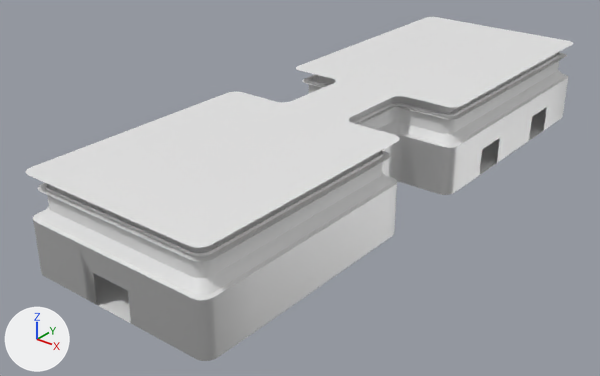
The FBX model Content/Assets/Levels/MainLevel/SM_Ship_Main.fbx, before and after one commit.
Before and after are seen from a 50 mm lens placed at (89.4, -145.8, 74.6), pointed at (-5.8, -26.8, 0.8). Every picture has the same lights, and +X, +Y and +Z are marked at lower left. Where no turn or scale is listed for an object, it has been applied to the vertices. Vertices at the same position are counted once.

Objects in the first picture: 'SM_Ship_Main'.
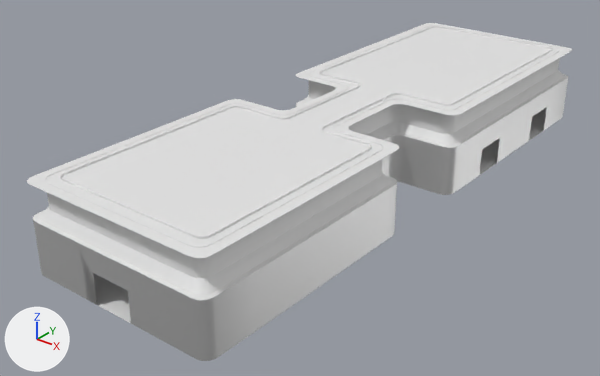
Changed parts and their boxes [x1, y1, x2, y2] in the pictures (600 x 376 px):
'SM_Ship_Main', reshaped: before [26, 17, 573, 361]; after [27, 23, 572, 361]
part 1 of me_sm_merged_staticmeshactor_4_003, rebuilt (7% narrower, 12% shorter): before [38, 21, 567, 262]; after [61, 26, 553, 239]
part 2 of me_sm_merged_staticmeshactor_4_003, rebuilt: before [26, 17, 573, 248]; after [27, 23, 572, 258]
part 3 of me_sm_merged_staticmeshactor_4_003, built on: before [46, 52, 560, 278]; after [45, 25, 561, 278]

Patch to the scene script:
```diff
--- a/Content/Assets/Levels/MainLevel/SM_Ship_Main.fbx.py
+++ b/Content/Assets/Levels/MainLevel/SM_Ship_Main.fbx.py
@@ me_sm_merged_staticmeshactor_4_003 @@
 # used by ob_sm_ship_main; location = (0.0, 0.0, 0.0)
-me_sm_merged_staticmeshactor_4_003.from_pydata(...)  # 1003 vertices, 730 faces; spans x -20.0..20.0, y -80.0..47.2, z 1.0..19.5
+me_sm_merged_staticmeshactor_4_003.from_pydata(...)  # 1388 vertices, 1043 faces; spans x -20.0..20.0, y -80.0..47.2, z 1.0..18.3
+# me_sm_merged_staticmeshactor_4_003 part 1: the loose piece of 266 vertices spanning x -19.1..19.1, y -78.9..45.5, z 16.5..19.5 is rebuilt with 360 vertices and now spans x -16.4..16.4, y -75.9..42.6, z 16.3..18.3, in mat_m_ceiling (white #e7e7e7)
+# me_sm_merged_staticmeshactor_4_003 part 2: the loose piece of 61 vertices spanning x -20.0..20.0, y -80.0..46.0, z 19.5 is rebuilt with 60 vertices and now spans x -20.0..20.0, y -80.0..46.0, z 17.9
+# me_sm_merged_staticmeshactor_4_003 part 3
+# 2 vertices are removed from x -12.0..12.0, y 45.3, z 11.4
+# 12 faces are deleted
+# 106 vertices in x -18.0..18.0, y -78.0..44.0, z 17.0 move by (0.0, 0.0, 1.0)
+# 10 new vertices lie (0.0, -5.0, 0.0) away from vertices in x -20.0..20.0, y 22.0, z 1.0..17.0
+# 4 new faces join them, mat_m_wall_main (its picture is missing)
+# 16 new faces join them, mat_m_wall_upper (white #e7e7e7)
 me_sm_merged_staticmeshactor_4_003.materials.append(mat_m_wall_main)
```
